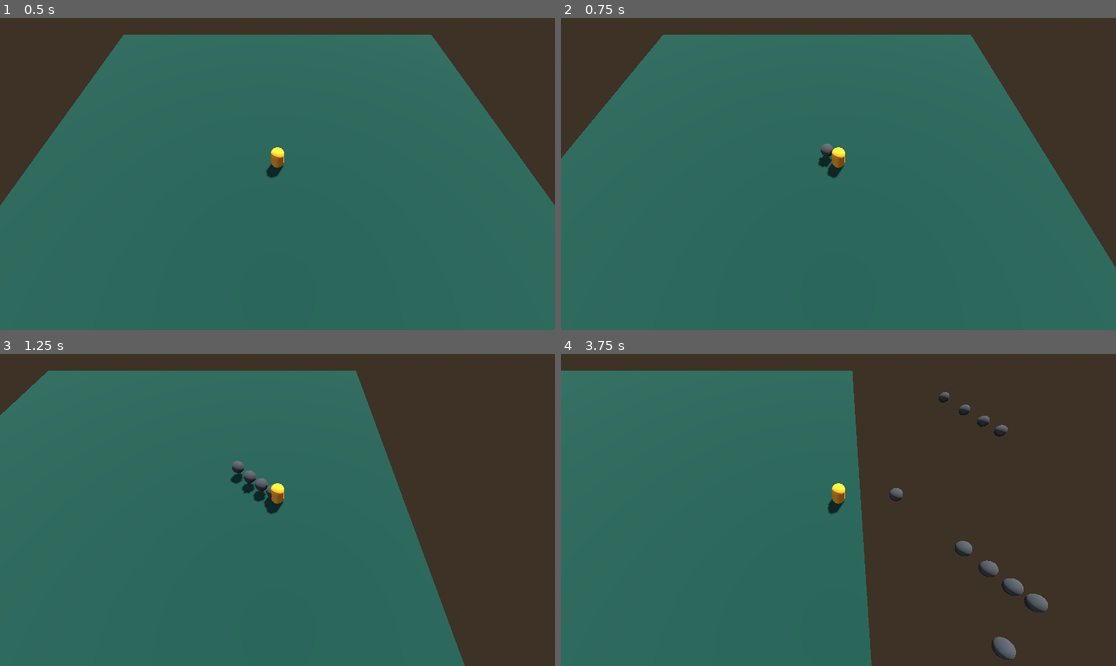
Above: before the commit, frames 1-4 (two rows, left to right).
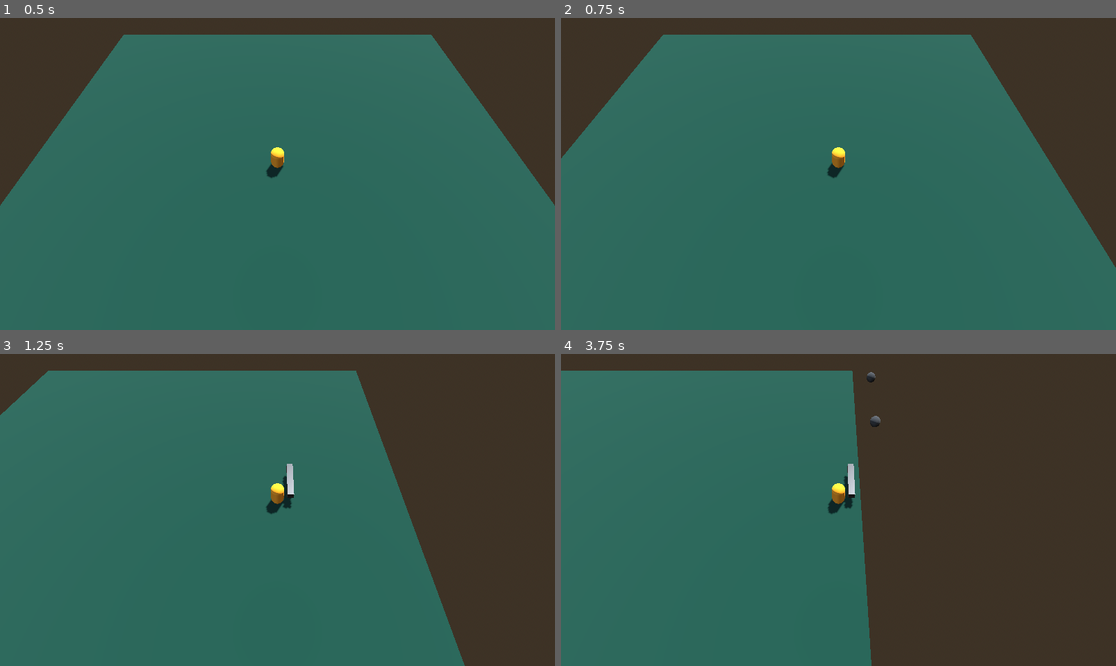
Above: after the commit, the same moments.

Repository: takkiemon/AJTowerSurge
Game: Godot game, scene res://main_test_scene.tscn
Same seed, same stepped clock (60 frames per second), same inputs: the game is played once before the commit and once after it.
Inputs (mouse positions are in pixels of both pictures, inside the frame that each line leads up to):
- Up to frame 1 (0.5 s): no input
- Up to frame 2 (0.75 s): tap Enter at 0.5 s; move the mouse to (960, 158) at 0.52 s; press the mouse at (960, 158) at 0.53 s; hold D (move_right) from 0.53 s (still down)
- Up to frame 3 (1.25 s): keep holding D (move_right); tap F (add_or_remove_gun, bound only after the commit) at 0.8 s
- Up to frame 4 (3.75 s): move the mouse to (727, 525) at 1.27 s; release D (move_right) at 1.28 s; release the mouse at (727, 525) at 1.28 s; hold S (move_down) 1.28-2.03 s; tap F (add_or_remove_gun, bound only after the commit) at 1.35, 2.3, 2.85 s; click (727, 525) at 1.55 s; move the mouse to (894, 441) at 2.02 s; press the mouse at (894, 441) at 2.03 s; hold D (move_right) 2.03-2.78 s; move the mouse to (810, 572) at 2.77 s; release the mouse at (810, 572) at 2.78 s; hold W (move_up) 2.78-3.53 s; click (810, 572) at 3.05 s; move the mouse to (1005, 556) at 3.52 s; press the mouse at (1005, 556) at 3.53 s; hold A (move_left) from 3.53 s (still down)

Frame 1 is identical in both runs. In frame 2, 0.1% of the frame differs, in the area x 46-50%, y 40-48%; in frame 3, 0.7%; in frame 4, 1.5%, in the area x 50-88%, y 5-99%.
Error after the commit: Invalid access to property or key 'angleto' on a base object of type 'Vector3'. (res://player_movement.gd:83)

Commit message:
wip seperate gun refactoring

Diff:
--- a/main_test_scene.tscn
+++ b/main_test_scene.tscn
@@ -21,7 +21,7 @@
 
 [sub_resource type="WorldBoundaryShape3D" id="WorldBoundaryShape3D_f3nxq"]
 
-[node name="Node3D" type="Node3D"]
+[node name="World" type="Node3D"]
 
 [node name="WorldEnvironment" type="WorldEnvironment" parent="."]
 environment = SubResource("Environment_sgvrc")
--- a/player_movement.gd
+++ b/player_movement.gd
@@ -2,21 +2,20 @@
 
 # How fast the player moves in meters per second.
 @export var speed = 14
-@export var fire_rate = .2
-var firing_timer = 0
 
-@onready var bullet_scene = preload("res://test_scenes/test_bullet.tscn")
+@onready var test_gun_scene = preload("res://test_scenes/test_gun.tscn")
 @onready var camera = get_node("Camera3D")
 
 var forward = Vector3(1, 0, 0)
 var target_velocity = Vector3.ZERO
 var rayOrigin = Vector3.ZERO
 var rayEnd = Vector3.ZERO
+var _has_test_gun = false
 
-func _physics_process(delta):
+func _physics_process(_delta):
+	_add_or_remove_gun()
 	_move_player()
 	_look_at_mouse()
-	_shoot_bullet(delta)
 
 func _move_player():
 	# We create a local variable to store the input direction.
@@ -36,8 +35,6 @@
 
 	if direction != Vector3.ZERO:
 		direction = direction.normalized()
-		# Setting the basis property will affect the rotation of the node.
-		#$Pivot.basis = Basis.looking_at(direction)
 
 		# Ground Velocity
 		target_velocity.x = direction.x * speed
@@ -47,8 +44,27 @@
 		velocity = target_velocity
 		move_and_slide()
 
+func _add_or_remove_gun():
+	print("checking ADD||RMV-GUN...")
+	if Input.is_action_pressed("add_or_remove_gun"):
+		print("PRESS ADD||RMV-GUN")
+		if !_has_test_gun:
+			_has_test_gun = true
+			print("ADD GUN START")
+			var gun_instance := test_gun_scene.instantiate() as Node3D
+			add_child(gun_instance)
+			gun_instance.position = Vector3(1, 0, 0)
+			gun_instance.name = "test_gun"
+			print("ADD GUN END")
+		else:
+			_has_test_gun = false
+			print("RMV GUN START")
+			var test_gun = get_node("test_gun")
+			test_gun.remove_child(test_gun)
+			print("RMV GUN END")
+
 func _look_at_mouse():
-	#gettign the current phyisics state
+	#getting the current phyisics state
 	var space_state = get_world_3d().direct_space_state
 	#getting the current mouse position
 	var mouse_position = get_viewport().get_mouse_position()
@@ -63,21 +79,5 @@
 
 	var pos = intersection.position
 	forward = Vector3(pos.x, 0, pos.z)
-
-func _shoot_bullet(delta):
-	if Input.is_action_pressed("shoot_test_bullet"):
-		firing_timer += delta
-		if (firing_timer <= fire_rate):
-			return
-		var amount_of_bullets = int(firing_timer / fire_rate)
-		firing_timer -= amount_of_bullets * fire_rate
-		for i in range(amount_of_bullets):
-			var instance := bullet_scene.instantiate() as Node3D
-
-			instance.global_position = position
-			instance.set_shooting_variables(10, forward)
-			add_sibling(instance)
-	else:
-		firing_timer += delta
-		if (firing_timer > fire_rate):
-			firing_timer = fire_rate
+	#rotation = forward
+	rotation = forward.angleto
--- a/project.godot
+++ b/project.godot
@@ -42,6 +42,11 @@
 "events": [Object(InputEventMouseButton,"resource_local_to_scene":false,"resource_name":"","device":-1,"window_id":0,"a …(257 unchanged characters)…
 ]
 }
+add_or_remove_gun={
+"deadzone": 0.2,
+"events": [Object(InputEventKey,"resource_local_to_scene":false,"resource_name":"","device":-1,"window_id":0,"alt_pressed":false,"shift_pressed":false,"ctrl_pressed":false,"meta_pressed":false,"pressed":false,"keycode":0,"physical_keycode":70,"key_label":0,"unicode":102,"location":0,"echo":false,"script":null)
+]
+}
 
 [rendering]
 
--- /dev/null
+++ b/test_scenes/test_gun.gd
@@ -0,0 +1,33 @@
+extends Node3D
+
+@onready var bullet_scene = preload("res://test_scenes/test_bullet.tscn")
+@export var fire_rate = 1
+@export var firing_timer = 0
+@export var shooting_speed = 30
+@export var _bullet_hole : Node3D
+var forward = Vector3.ZERO
+
+func _physics_process(delta):
+	_shoot_bullet(delta)
+
+func _shoot_bullet(delta):
+	if Input.is_action_pressed("shoot_test_bullet"):
+		firing_timer += delta
+
+		if (firing_timer <= fire_rate):
+			return
+
+		var amount_of_bullets = int(firing_timer / fire_rate)
+		firing_timer -= amount_of_bullets * fire_rate
+
+		for i in range(amount_of_bullets):
+			forward = _bullet_hole.position
+			var instance := bullet_scene.instantiate() as Node3D
+			instance.global_position = _bullet_hole.global_position
+			instance.set_shooting_variables(shooting_speed, forward)
+			var world_node = get_tree().root.get_child(0)
+			world_node.add_child(instance)
+	else:
+		firing_timer += delta
+		if (firing_timer > fire_rate):
+			firing_timer = fire_rate
--- /dev/null
+++ b/test_scenes/test_gun.tscn
@@ -0,0 +1,23 @@
+[gd_scene load_steps=4 format=3 uid="uid://xgylhsrql24g"]
+
+[ext_resource type="Script" uid="uid://bham6d6fxhktn" path="res://test_scenes/test_gun.gd" id="1_mybu2"]
+
+[sub_resource type="StandardMaterial3D" id="StandardMaterial3D_34dac"]
+albedo_color = Color(0.27752772, 0.27752772, 0.27752772, 1)
+metallic = 1.0
+roughness = 0.4
+emission = Color(0.14117648, 0.13725491, 0, 1)
+
+[sub_resource type="BoxMesh" id="BoxMesh_mybu2"]
+
+[node name="TestGun" type="Node3D" node_paths=PackedStringArray("_bullet_hole")]
+script = ExtResource("1_mybu2")
+_bullet_hole = NodePath("bullet_hole")
+
+[node name="MeshInstance3D" type="MeshInstance3D" parent="."]
+transform = Transform3D(0.5, 0, 0, 0, 0.5, 0, 0, 0, 3, 0, 0, -1.3)
+material_override = SubResource("StandardMaterial3D_34dac")
+mesh = SubResource("BoxMesh_mybu2")
+
+[node name="bullet_hole" type="Node3D" parent="."]
+transform = Transform3D(1, 0, 0, 0, 1, 0, 0, 0, 1, 0, 0, -3)
Not shown, added: test_scenes/test_gun.gd.uid
